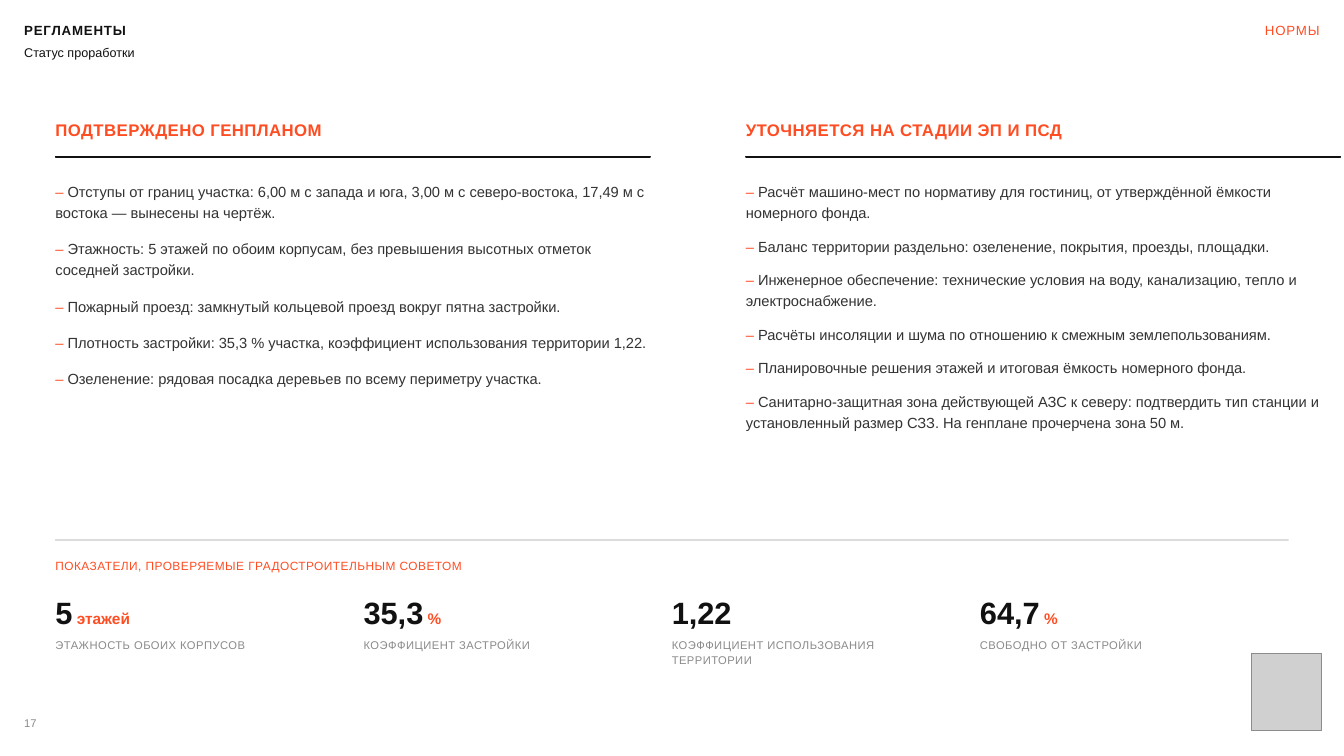
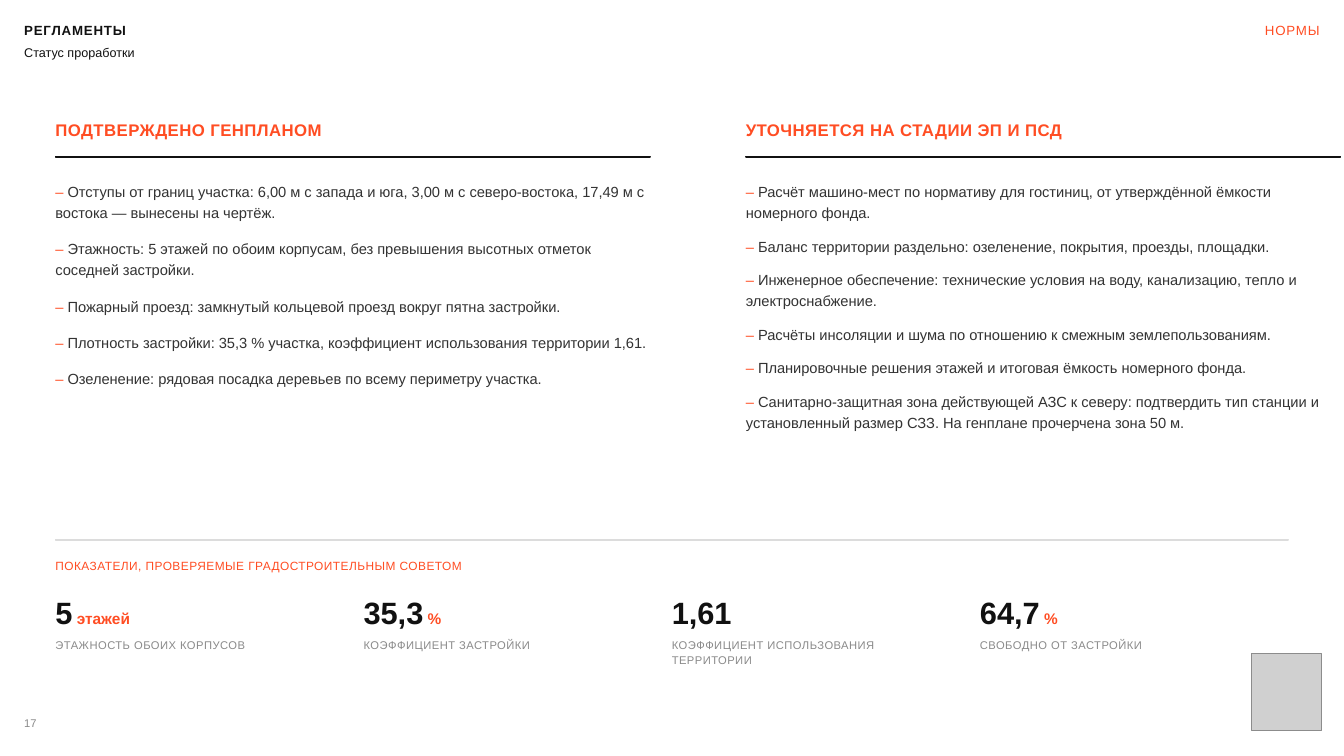
Before and after one commit to kzmeir/most, a slide deck: slide 17 of presentations/aurora-hotel/MOST_Bukhtarminskaya_akimat.pptx. Drawn at 1344x756 pixels with LibreOffice and Linux fonts; fonts in the diff are those of the drawing; grey boxes stand for pictures. Boxes give left, top, right and bottom in pixels: in the first picture for what was removed or moved away, otherwise in the second. Text is boxed around its words. In the diff, an @@ line names an element or a change of style, - is before the commit and + after.

```diff
--- a/presentations/aurora-hotel/MOST_Bukhtarminskaya_akimat.pptx
+++ b/presentations/aurora-hotel/MOST_Bukhtarminskaya_akimat.pptx
@@ text at (x1=68, y1=337, x2=646, y2=351): text changed @@
-– Плотность застройки: 35,3 % участка, коэффициент использования территории 1,22.
+– Плотность застройки: 35,3 % участка, коэффициент использования территории 1,61.
@@ text at (x1=672, y1=602, x2=732, y2=629): text changed @@
-1,22
+1,61
```
Also in this commit, not shown: 5 other slides changed, 3 other files.
